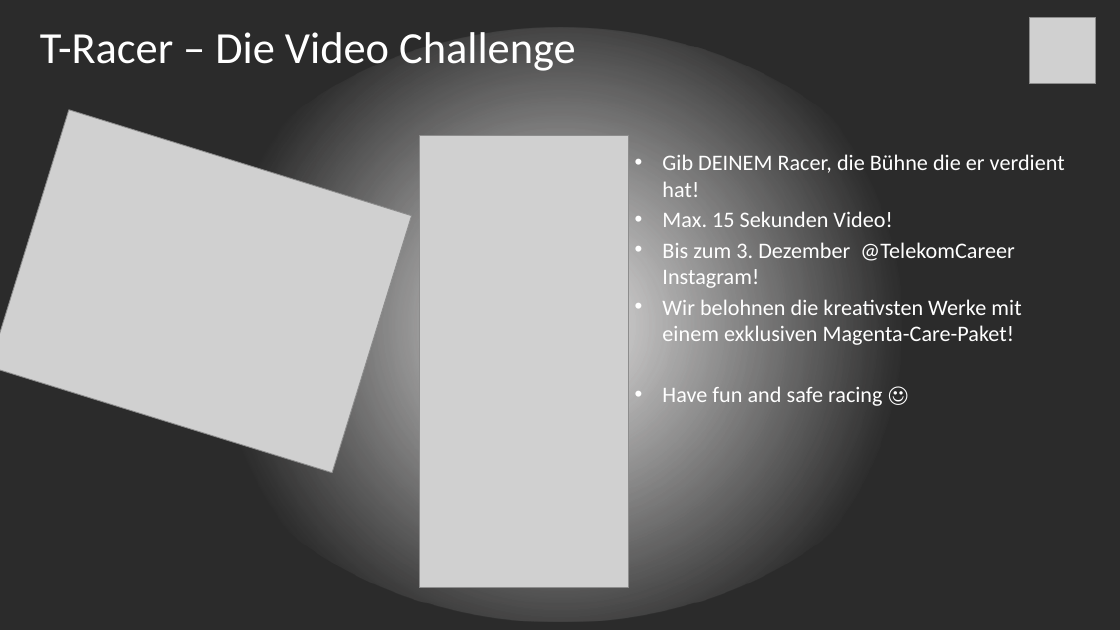
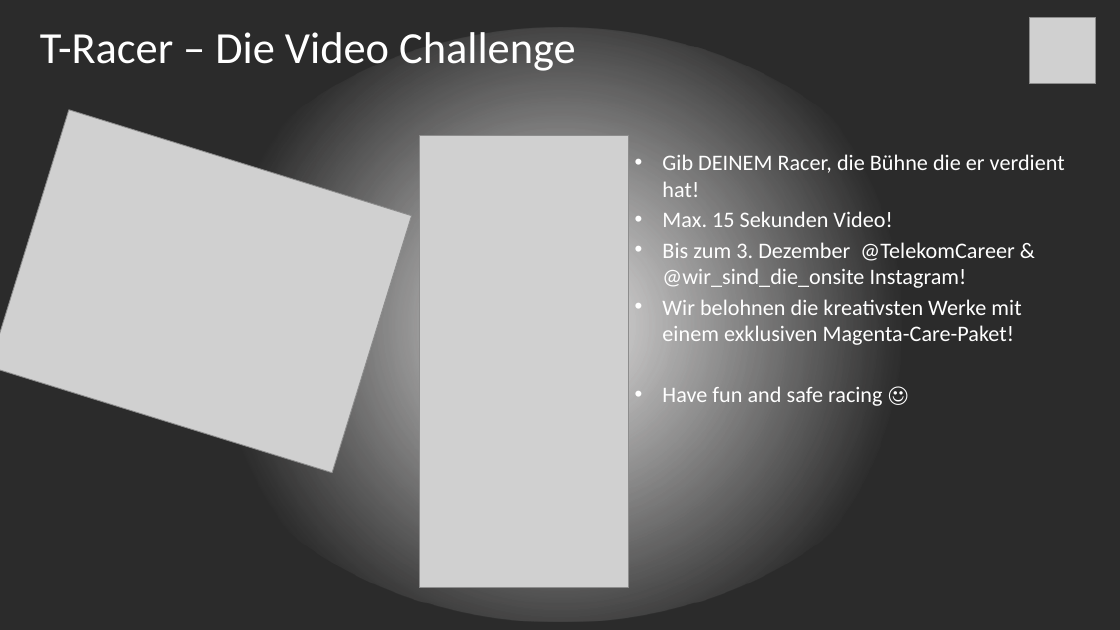
Before and after one commit to christs15/T-onsite-Racer, a slide deck: slide 1 of T-Racer – Die Video Challenge.pptx. Drawn at 1120x630 pixels with LibreOffice and Linux fonts; fonts in the diff are those of the drawing; grey boxes stand for pictures; background and template pictures are left out; a plain dark background stands for a picture behind light text. Boxes give left, top, right and bottom in pixels: in the first picture for what was removed or moved away, otherwise in the second. Text is boxed around its words. In the diff, an @@ line names an element or a change of style, - is before the commit and + after.

```diff
--- a/T-Racer – Die Video Challenge.pptx
+++ b/T-Racer – Die Video Challenge.pptx
@@ text at box(662, 242, 1015, 291): text changed @@
-• Bis zum 3. Dezember @TelekomCareer Instagram!
+• Bis zum 3. Dezember @TelekomCareer & @wir_sind_die_onsite Instagram!
```
